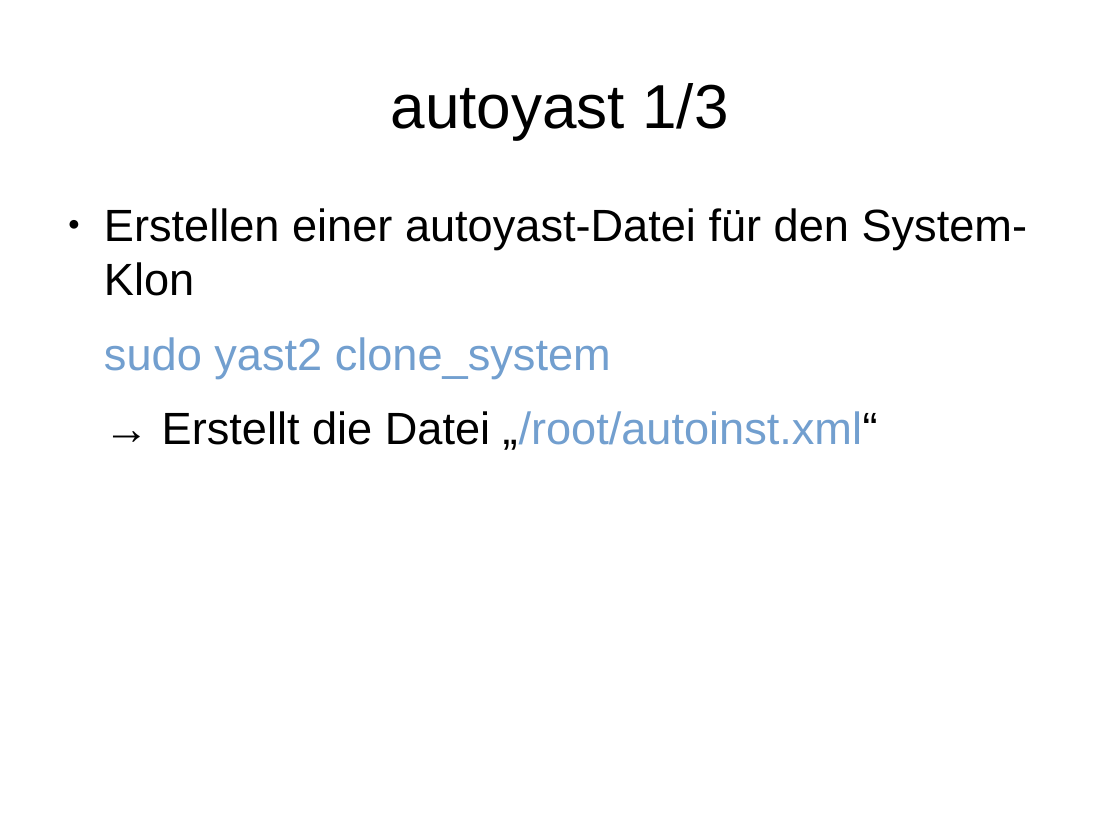
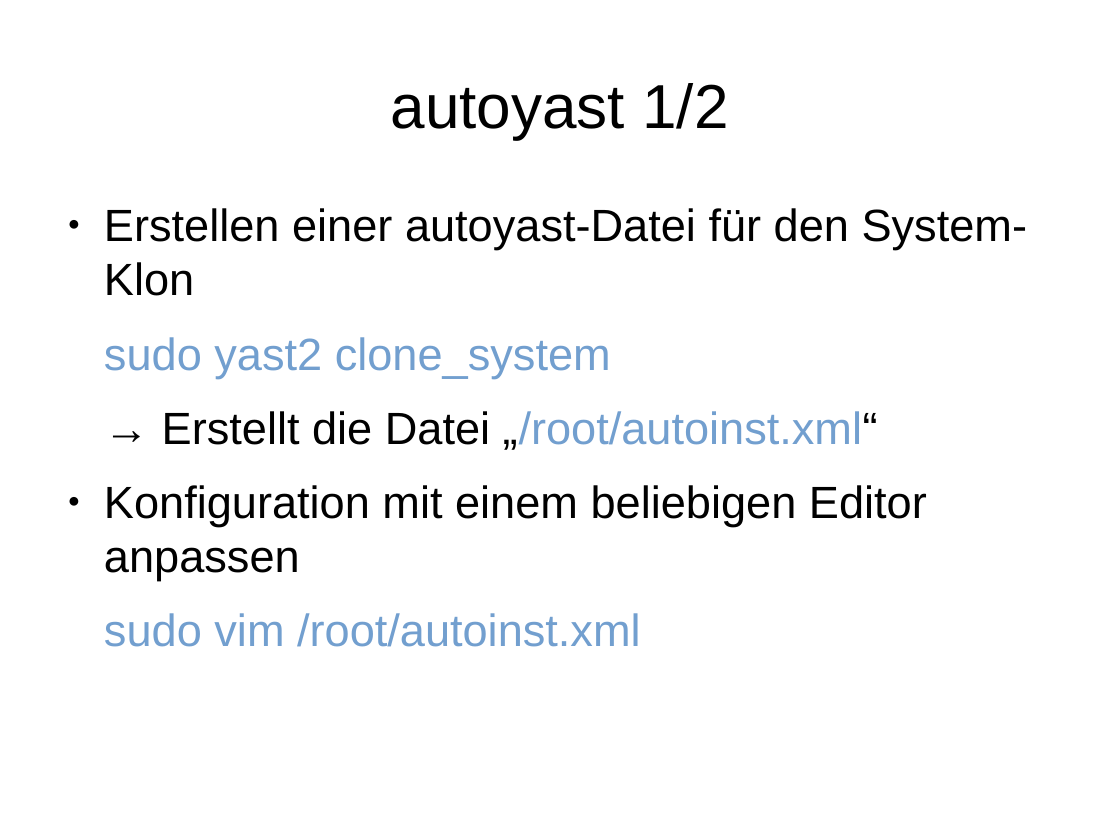
Before and after one commit to adfinis/adsy-trainings, a slide deck: slide 7 of SSA_SUSE-System-Administration/1007_autoyast/modul_autoyast_1007_01_slides.odp (slide 6 before the commit). Drawn at 1120x840 pixels with LibreOffice and Linux fonts; fonts in the diff are those of the drawing. Boxes give left, top, right and bottom in pixels: in the first picture for what was removed or moved away, otherwise in the second. Text is boxed around its words. In the diff, an @@ line names an element or a change of style, - is before the commit and + after.

```diff
--- a/SSA_SUSE-System-Administration/1007_autoyast/modul_autoyast_1007_01_slides.odp
+++ b/SSA_SUSE-System-Administration/1007_autoyast/modul_autoyast_1007_01_slides.odp
@@ title at (x1=391, y1=83, x2=728, y2=139): text changed @@
-autoyast 1/3
+autoyast 1/2
@@ text at (x1=104, y1=485, x2=927, y2=647): paragraphs added @@
+● Konfiguration mit einem beliebigen Editor anpassen
+sudo vim /root/autoinst.xml
```
Also in this commit, not shown: 3 other slides changed, 1 slide added, 4 other files.
